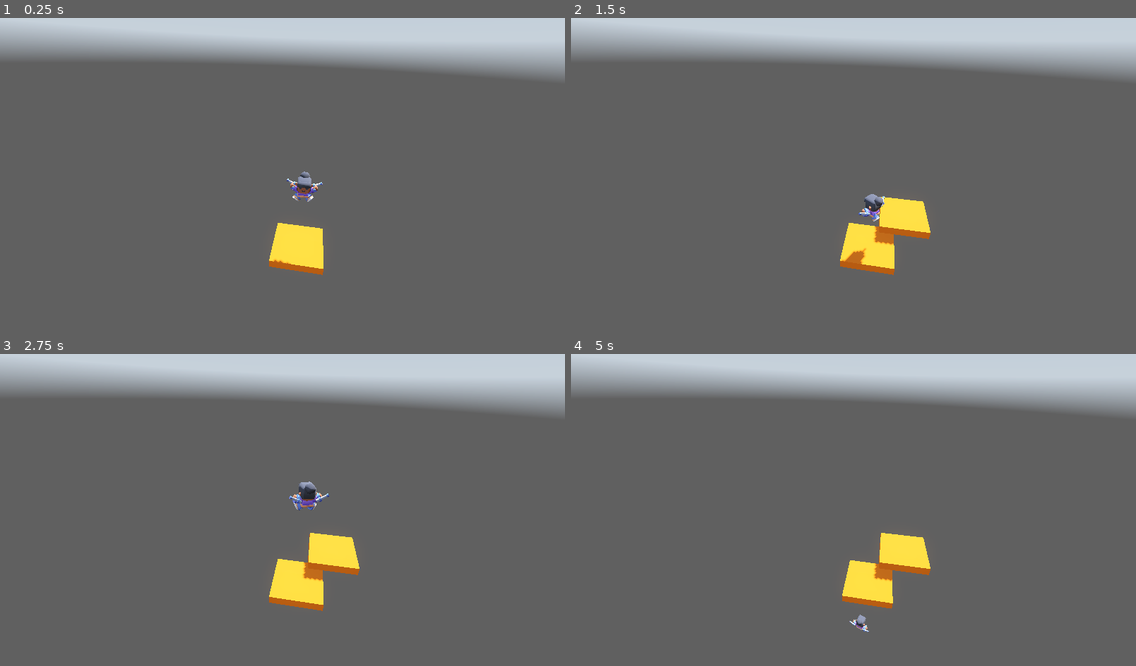
Above: before the commit, frames 1-4 (two rows, left to right).
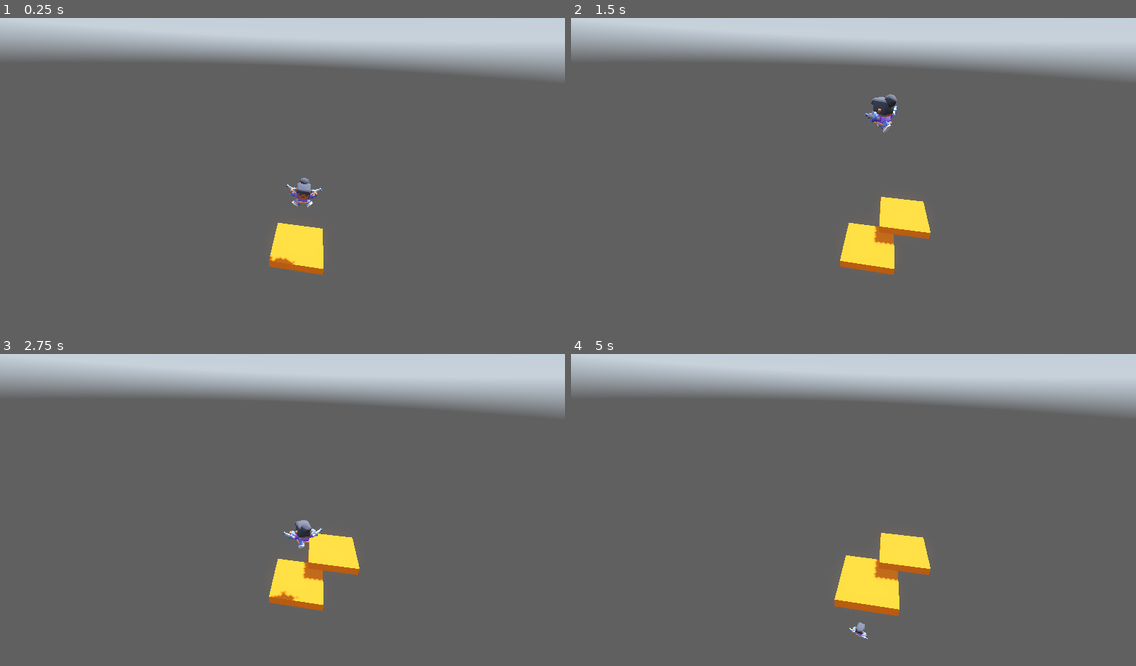
Above: after the commit, the same moments.

Repository: Yadovitiy/SkyPogo
Game: Godot game, scene res://Scenes/Game/game.tscn
The game is run twice, just before and just after one commit, with the same random seed, the same clock (stepped at 60 frames per second) and the same inputs. A sky picture missing from this copy of the repository is replaced by a grey-blue gradient.
Inputs:
- Up to frame 1 (0.25 s): no input
- Up to frame 2 (1.5 s): hold Right (ui_right) 0.53-1.28 s; hold Left (ui_left) from 1.28 s (still down)
- Up to frame 3 (2.75 s): release Left (ui_left) at 2.03 s; hold Right (ui_right) from 2.03 s (still down)
- Up to frame 4 (5 s): release Right (ui_right) at 2.78 s; hold Up (ui_up) 2.78-3.53 s; hold Left (ui_left) from 3.53 s (still down)

The runs differ from the first frame. In frame 1, 0.4% of the frame differs, in the area x 47-58%, y 49-80%; in frame 2, 0.7%; in frame 3, 0.7%; in frame 4, 0.9%, in the area x 46-59%, y 64-92%.

Commit message:
Добавлен SignalHub

Diff:
--- /dev/null
+++ b/Globals/SignalHub.gd
@@ -0,0 +1,9 @@
+extends Node
+
+
+
+signal new_platform(platform_pos: Vector3)
+
+
+func _emit_new_platform(platform_pos: Vector3) -> void:
+	new_platform.emit(platform_pos)
--- a/Scenes/Game/game.tscn
+++ b/Scenes/Game/game.tscn
@@ -3,6 +3,7 @@
 [ext_resource type="Texture2D" uid="uid://duicsnqr6ebsl" path="res://Assets/Images/4 - free_-_skybox_cliffside_0.hdr" id="1_mv0hc"]
 [ext_resource type="PackedScene" uid="uid://cxouyjm7mm48d" path="res://Scenes/Spawner/spawner.tscn" id="3_i1e5p"]
 [ext_resource type="PackedScene" uid="uid://dqnnk454pwolf" path="res://Scenes/Player/player.tscn" id="3_qikps"]
+[ext_resource type="PackedScene" uid="uid://dnl74ieu5erk7" path="res://Scenes/PlayerCam/player_cam.tscn" id="4_i1e5p"]
 
 [sub_resource type="PanoramaSkyMaterial" id="PanoramaSkyMaterial_qxfds"]
 panorama = ExtResource("1_mv0hc")
@@ -25,10 +26,10 @@
 [node name="WorldEnvironment" type="WorldEnvironment" parent="." unique_id=1811433231]
 environment = SubResource("Environment_qxfds")
 
-[node name="Camera3D" type="Camera3D" parent="." unique_id=1707906729]
-transform = Transform3D(0.98872447, -0.101562135, 0.11004121, 0.03324482, 0.8653871, 0.5, -0.1460093, -0.4907039, 0.8590058, 0, 10.278149, 8.792584)
-
 [node name="Player" parent="." unique_id=792867854 instance=ExtResource("3_qikps")]
 transform = Transform3D(1, 0, 0, 0, 1, 0, 0, 0, 1, 0, 3.6858006, 0)
 
 [node name="Spawner" parent="." unique_id=2105370201 instance=ExtResource("3_i1e5p")]
+
+[node name="PlayerCam" parent="." unique_id=1835395395 instance=ExtResource("4_i1e5p")]
+transform = Transform3D(0.98872447, -0.10156215, 0.11004121, 0.03324482, 0.8653871, 0.5, -0.14600933, -0.4907039, 0.85900575, 0, 10.278149, 8.792584)
--- a/Scenes/Platform/platform.gd
+++ b/Scenes/Platform/platform.gd
@@ -4,7 +4,7 @@
 
 class_name Platform
 
-signal new_platform(platform_pos: Vector3)
+# signal new_platform(platform_pos: Vector3)
 
 
 
@@ -52,4 +52,5 @@
 		player_detector.body_entered.disconnect(_on_player_detector_body_entered)
 		print("Timer start")
 		timer.start()
-		new_platform.emit(position)
+		#new_platform.emit(position)
+		SignalHub._emit_new_platform(position)
--- a/Scenes/Player/player.gd
+++ b/Scenes/Player/player.gd
@@ -3,8 +3,8 @@
 
 class_name Player
 
-const GRAVITY: float = 5.0
-const JUMP_FORCE: float = 7.0
+const GRAVITY: float = 16.0
+const JUMP_FORCE: float = 15.0
 const ROTATION_SPEED: float = 4.0
 const MOVE_SPEED: float = 3.5
 
--- a/Scenes/Spawner/spawner.gd
+++ b/Scenes/Spawner/spawner.gd
@@ -1,6 +1,10 @@
 extends Node
 
 
+
+
+func _enter_tree() -> void:
+	SignalHub.new_platform.connect(_on_new_platform)
 
 
 
@@ -12,10 +16,7 @@
 	new_platform.position = old_platform_pos + Vector3(2, 1, -2)
 
 	add_child(new_platform)
-	new_platform.new_platform.connect(_on_new_platform)
-
-
-
+	#new_platform.new_platform.connect(_on_new_platform)
 
 
 
--- a/project.godot
+++ b/project.godot
@@ -15,6 +15,10 @@
 config/features=PackedStringArray("4.6", "Forward Plus")
 config/icon="res://icon.svg"
 
+[autoload]
+
+SignalHub="*uid://celv7ibkam21j"
+
 [display]
 
 window/size/viewport_width=1440
Not shown, added: Globals/SignalHub.gd.uid
